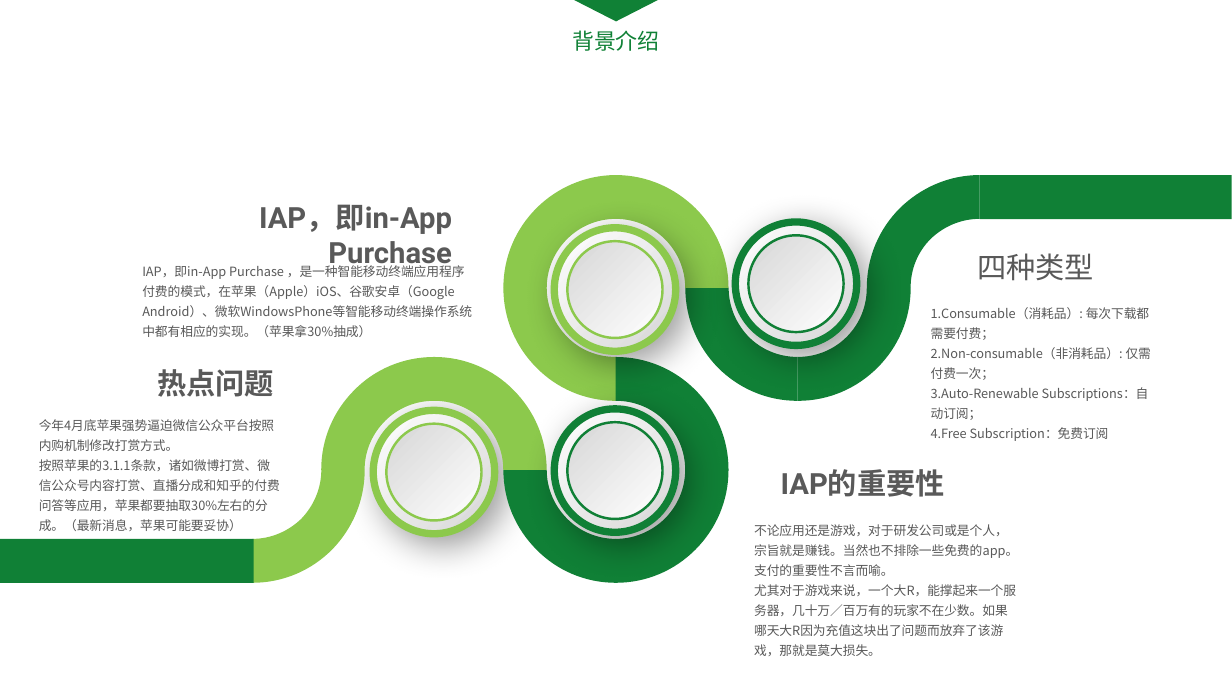
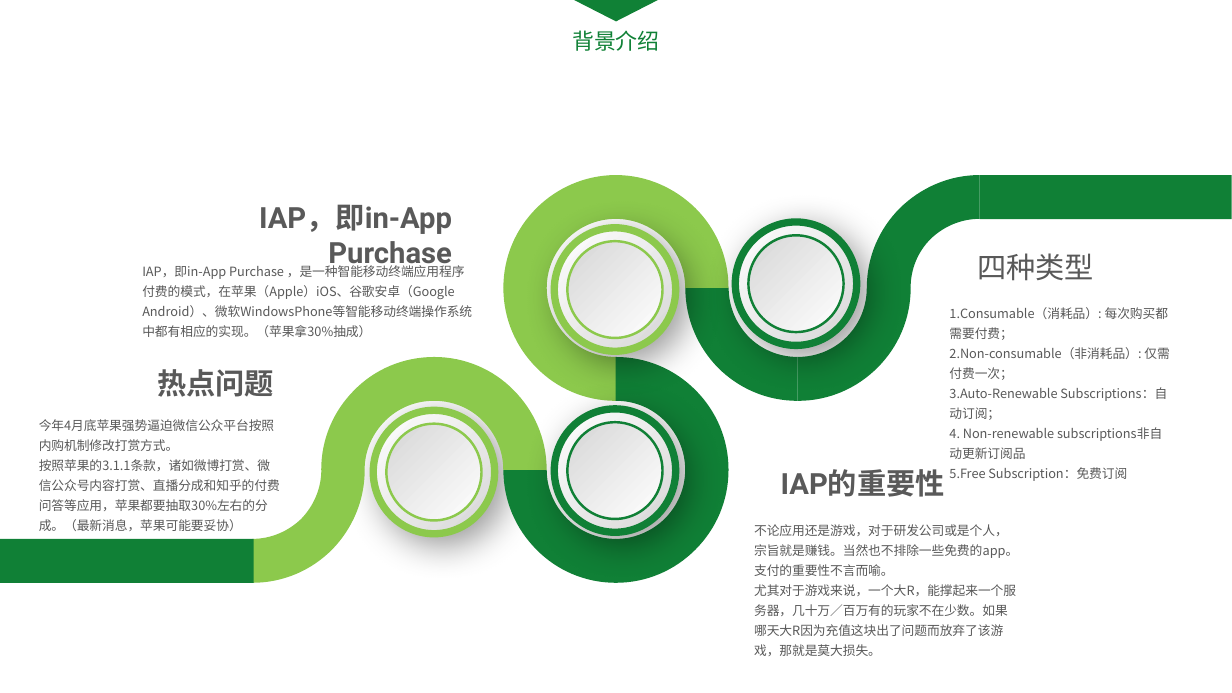
Before and after one commit to qiyer/ApplePayDemo, a slide deck: slide 3 of Pay_PPT/Apple_Pay.pptx. Drawn at 1232x693 pixels with LibreOffice and Linux fonts; fonts in the diff are those of the drawing. Boxes give left, top, right and bottom in pixels: in the first picture for what was removed or moved away, otherwise in the second. Text is boxed around its words. In the diff, an @@ line names an element or a change of style, - is before the commit and + after.

Commit message:
update 订阅
update 订阅

```diff
--- a/Pay_PPT/Apple_Pay.pptx
+++ b/Pay_PPT/Apple_Pay.pptx
@@ text "1.Consumable（消耗品）: 每次购买都需要付费；": place and size @@
-text "1.Consumable（消耗品）: 每次购买都需要付费；" at bbox=[931, 307, 1151, 441]
+text "1.Consumable（消耗品）: 每次购买都需要付费；" at bbox=[949, 307, 1169, 481]
@@ text at bbox=[949, 307, 1168, 340]: text changed @@
-1.Consumable（消耗品）: 每次下载都需要付费；
+1.Consumable（消耗品）: 每次购买都需要付费；
@@ text at bbox=[949, 428, 1127, 481]: text changed @@
-4.Free Subscription：免费订阅
+4. Non-renewable subscriptions非自动更新订阅品
+5.Free Subscription：免费订阅
```
Also in this commit, not shown: 3 other slides changed, 5 slides added, 2 other files.
